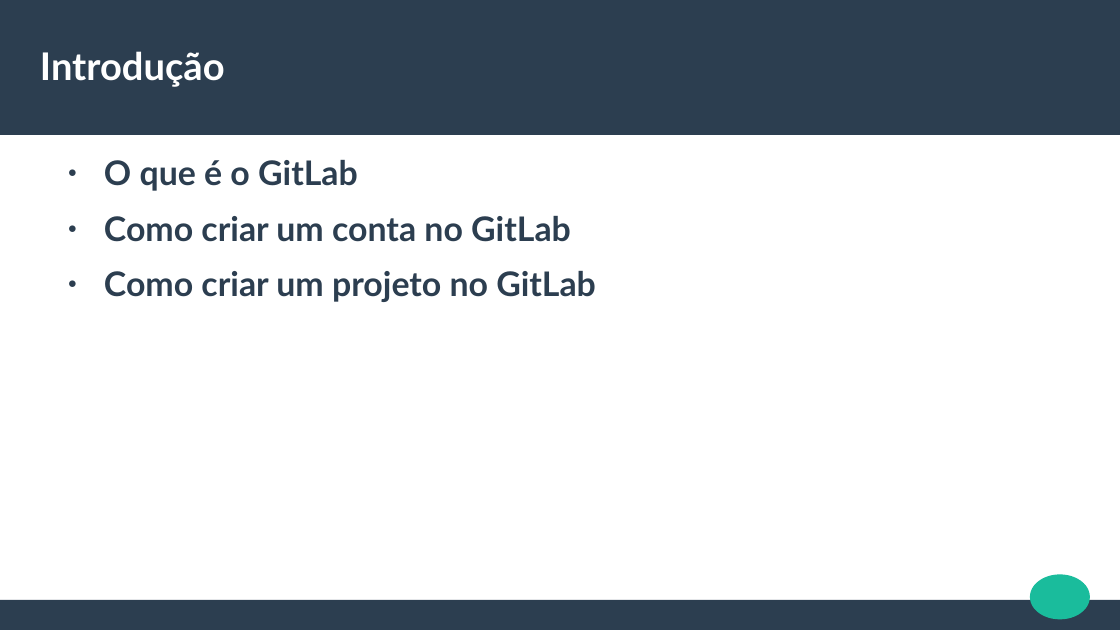
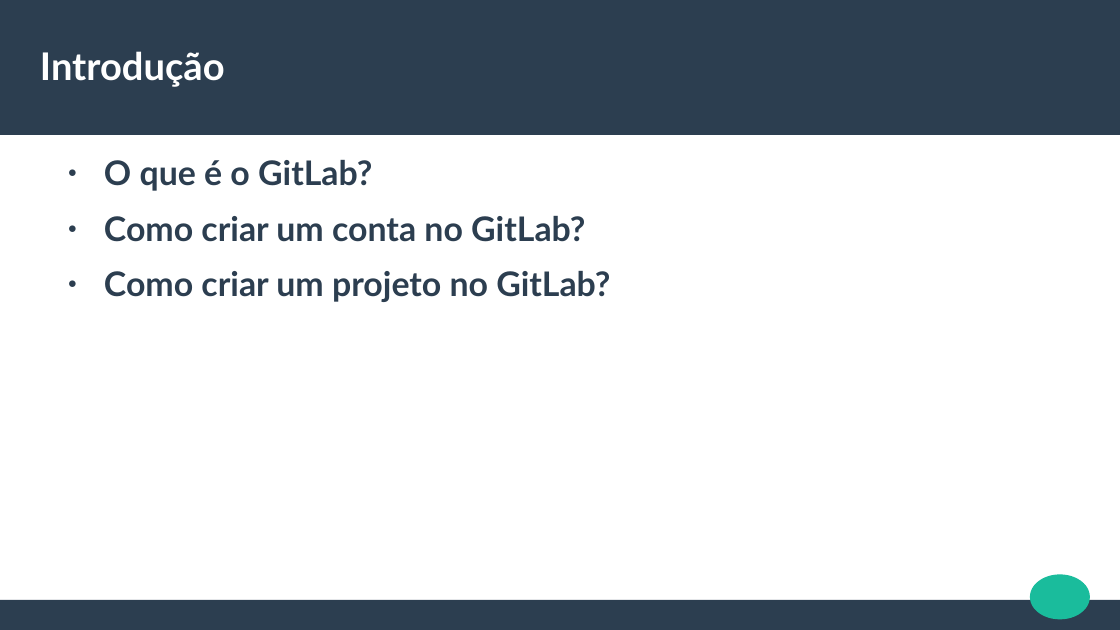
Before and after one commit to jeffersoncarvalho/aps-2020_2, a slide deck: slide 3 of SLIDES/ODP/3NA-EXTRA-GitLab.odp. Drawn at 1120x630 pixels with LibreOffice and Linux fonts; fonts in the diff are those of the drawing. Boxes give left, top, right and bottom in pixels: in the first picture for what was removed or moved away, otherwise in the second. Text is boxed around its words. In the diff, an @@ line names an element or a change of style, - is before the commit and + after.

```diff
--- a/SLIDES/ODP/3NA-EXTRA-GitLab.odp
+++ b/SLIDES/ODP/3NA-EXTRA-GitLab.odp
@@ text at <box>104,160,610,302</box>: text changed @@
-● O que é o GitLab
-● Como criar um conta no GitLab
-● Como criar um projeto no GitLab
+● O que é o GitLab?
+● Como criar um conta no GitLab?
+● Como criar um projeto no GitLab?
```
Also in this commit, not shown: 5 other slides changed, 15 slides added, 1 slide removed, 1 other file.
